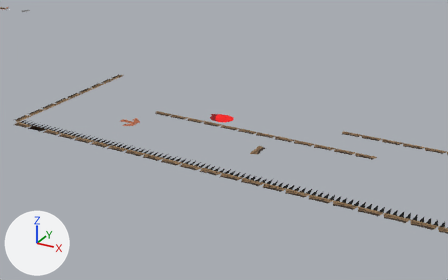
The Blender file Examples/SlimeJump2.blend, before and after one commit.
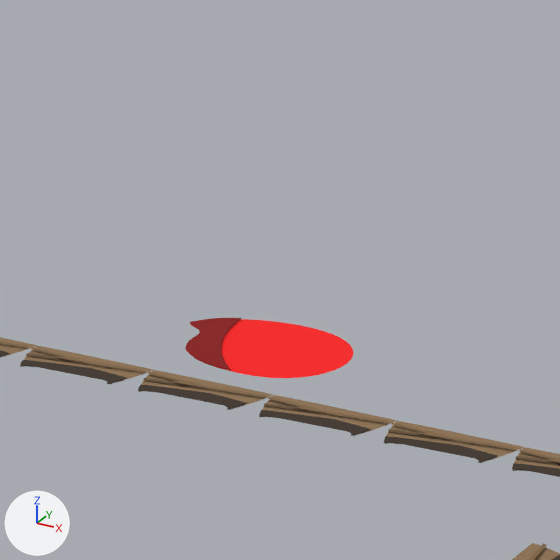
Old and new are each drawn from a camera (50 mm lens) standing at (4039.0, -3595.0, 1055.0) and looking at (2768.0, -1284.0, -100.0) and again close up on the part from 41% to 59% of the width and 25% to 53% of the height. Lighting does not change. The marker at lower left points along +X, +Y and +Z. The last two pictures show the newer version.

Script lines for the objects in view, before the commit:
```python
cu_a = bpy.data.curves.new('a', 'CURVE')
cu_a.dimensions = '2D'
_sp = cu_a.splines.new('BEZIER'); _sp.bezier_points.add(5)
_sp.bezier_points.foreach_set('co', [-47.92, 2.75, 0.0, -38.84, -29.26, 0.0, 3.894, -47.3, 0.0, 61.52, -3.221, 0.0, 4.013, 45.17, 0.0, -61.44, 15.18, 0.0])
_sp.bezier_points.foreach_set('handle_left', [-51.68, 8.857, 0.0, -49.09, -17.65, 0.0, -26.12, -44.63, 0.0, 60.65, -27.26, 0.0, 44.06, 45.57, 0.0, -49.79, 33.8, 0.0])
_sp.bezier_points.foreach_set('handle_right', [-41.11, -8.31, 0.0, -31.4, -37.68, 0.0, 40.6, -50.58, 0.0, 62.39, 20.82, 0.0, -23.47, 44.89, 0.0, -64.91, 9.646, 0.0])
for _p, _l, _r in zip(_sp.bezier_points, ['AUTO', 'ALIGNED', 'ALIGNED', 'ALIGNED', 'ALIGNED', 'ALIGNED'], ['AUTO', 'ALIGNED', 'ALIGNED', 'ALIGNED', 'ALIGNED', 'ALIGNED']): _p.handle_left_type = _l; _p.handle_right_type = _r
_sp.order_u = 0
_sp.order_v = 0
_sp.use_cyclic_u = True
cu_a.materials.append(mat_material_007)  # red #ff1616
cu_a.fill_mode = 'FRONT'
ob_a = bpy.data.objects.new('a', cu_a)
ob_a.parent = ob_player
ob_a.matrix_parent_inverse = Matrix(((1.0, 0.0, 0.0, -120.0), (0.0, 1.0, 0.0, 85.0), (0.0, 0.0, 1.0, 0.0), (0.0, 0.0, 0.0, 1.0)))
ob_a.location = (120.0, -85.0, 0.0)
ob_player = bpy.data.objects.new('Player', None)
ob_player.location = (2745.0, -1271.0, 0.0)
ob_wall_048 = bpy.data.objects.new('Wall.048', None)
ob_wall_048.location = (3012.0, -1355.0, 0.0)
ob_wall_048.instance_type = 'COLLECTION'
ob_wall_048.instance_collection = col_wall
# also in view: 'Wall.050' at (2835.0, -1359.0, 1.0); 'Wall.049' at (2923.0, -1359.0, 1.0); 'Wall.051' at (2747.0, -1359.0, 1.0); 'b' at (2715.0, -1276.0, 1.0); 'Wall.052' at (2659.0, -1359.0, 1.0)
```
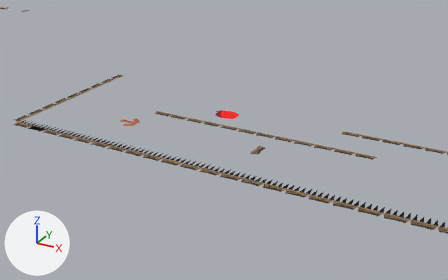
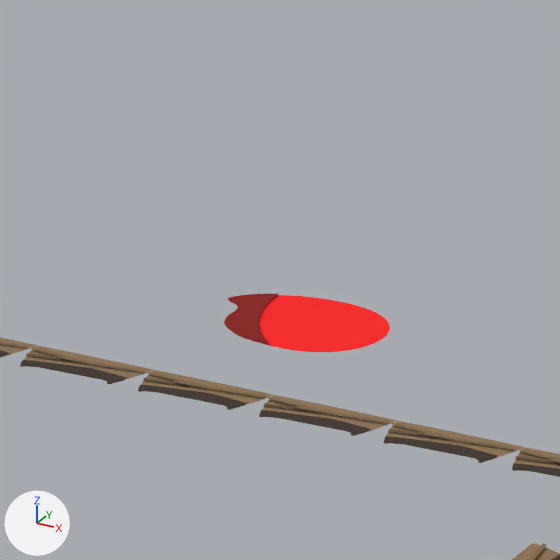
ob_player is not drawn itself; it is the parent of ob_a, ob_b.

What differs and where, as boxes (x1, y1, x2, y2) in the close-ups (560 x 560 px):
'a', moved
    before: (190, 319, 353, 378)
    after: (228, 295, 390, 352)
'b', moved
    before: (185, 318, 241, 370)
    after: (224, 294, 278, 344)

The change, as a diff of the scene's bpy script:
```diff
--- a/Examples/SlimeJump2.blend.py
+++ b/Examples/SlimeJump2.blend.py
@@ ob_player @@
 ob_player = bpy.data.objects.new('Player', None)
-ob_player.location = (2745.0, -1271.0, 0.0)
+ob_player.location = (2745.0, -1220.0, 0.0)
```
